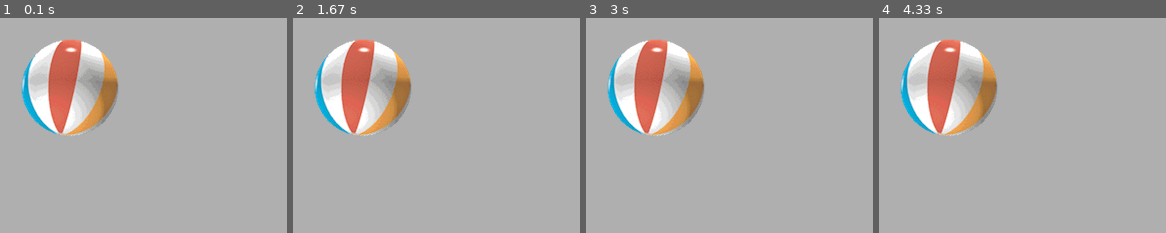
Above: before the commit, frames 1-4 (left to right).
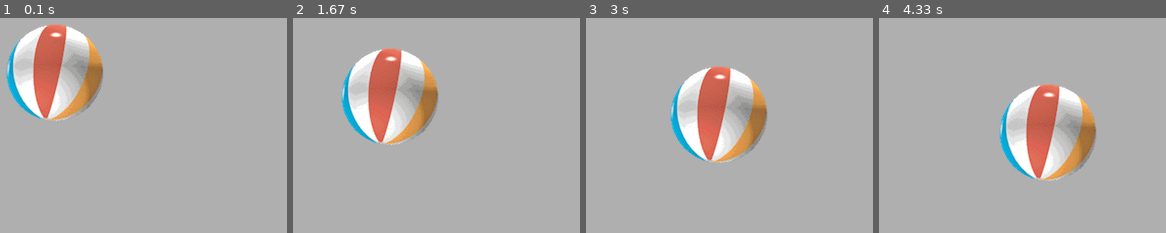
Above: after the commit, the same moments.

Repository: SeanP94/pyUi
Game: pygame game, started from pyUi.py
Two runs of this game, one before a commit and one after it. Both use one fixed random seed, a clock stepped at 60 frames per second and the inputs below.
Inputs (mouse positions are in pixels of both pictures, inside the frame that each line leads up to):
- Up to frame 1 (0.1 s): no input
- Up to frame 2 (1.67 s): press the mouse at (496, 157) at 0.37 s; move the mouse to (outside the picture) at 0.47 s; release the mouse at (outside the picture) at 0.6 s; click (outside the picture) at 0.72 s; click (outside the picture) at 1.05 s; click (outside the picture) at 1.38 s
- Up to frame 3 (3 s): click (outside the picture) at 1.72 s; click (outside the picture) at 2.05 s; click (outside the picture) at 2.38 s; click (outside the picture) at 2.72 s
- Up to frame 4 (4.33 s): click (outside the picture) at 3.05 s; click (outside the picture) at 3.38 s; click (outside the picture) at 3.72 s; click (outside the picture) at 4.05 s

The runs differ from the first frame. In frame 1, 14% of the frame differs, in the area x 2-42%, y 3-55%; in frame 2, 15%; in frame 3, 19%; in frame 4, 20%, in the area x 7-76%, y 10-76%.

Commit message:
Solved the movement problems

Diff:
--- a/pyUi.py
+++ b/pyUi.py
@@ -35,10 +35,11 @@
             window.fill(cls.LIGHT_GRAY)
 
 
-        if event.type == pg.MOUSEBUTTONDOWN:
-            ball.updateBall(event)
-        if event.type == pg.MOUSEBUTTONUP:
-            ball.updateBall(event)
+        # if event.type == pg.MOUSEBUTTONDOWN:
+        #     ball.updateBall(event, False)
+        # if event.type == pg.MOUSEBUTTONUP:
+        #     ball.updateBall(event)
+        ball.updateBall(event)
 def update():
     '''Placeholder for now, does nothing'''
     pass
--- a/src/ballGame.py
+++ b/src/ballGame.py
@@ -51,7 +51,7 @@
         self.ballRect.top = random.randrange(self.MAX_Y)
         self.ballRect.left = random.randrange(self.MAX_X)
 
-    def dragBall(self, posTuple):
+    def dragBall(self, posTuple, clicked=False):
         '''
         We want to start moving the ball towards this location as we drag it.
         Thats the goal of this class
@@ -59,25 +59,34 @@
         We want to I think Normalize the data to the Mouse button being 0,0
 
         '''
+        if clicked:
+            return
         posx, posy = posTuple
         ballx, bally = self.ballRect.center
         print(posx, posy)
         print(posx - ballx, posy - bally)
+
+        print(ballx, bally)
         moveList = []
         for pos, ball in zip(posTuple, self.ballRect.center):
-            i = -1 if (pos - ball) < 0 else 1
-            moveList.append(i * min(self.ballSpeed, abs(pos-ball)))
-        self.ballRect.top += moveList[0]
-        self.ballRect.left += moveList[1]
+            i = 1 if (ball - pos) < 0 else -1
+            moveList.append(i * min(self.ballSpeed, abs(ball - pos)))
+        print(moveList)
+        self.ballRect.left += moveList[0]
+        self.ballRect.top += moveList[1]
 
     def updateBall(self, event : pg.event.Event):
         """
         Takes in an event type and if the ball collides with the
         mouse, move it to a random location
         """
-        if self.ballRect.collidepoint(event.pos):
-            print(f"{event.pos} : Grabbed the ball")
-            self.dragBall(event.pos)
+        print(pg.mouse.get_pos())
+        if event.type == pg.MOUSEBUTTONDOWN:
+            self.dragBall(pg.mouse.get_pos(), True)
+        # if event.type == pg.MOUSEBUTTONUP:
+        #     self.dragBall(event.pos, False)
+
+        self.dragBall(pg.mouse.get_pos())
 
     def drawBall(self, surface : pg.surface.Surface):
         surface.blit(self.ballImage, self.ballRect)
